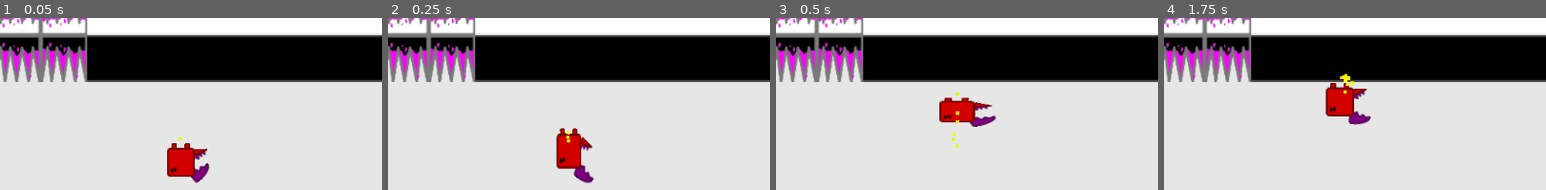
Above: before the commit, frames 1-4 (left to right).
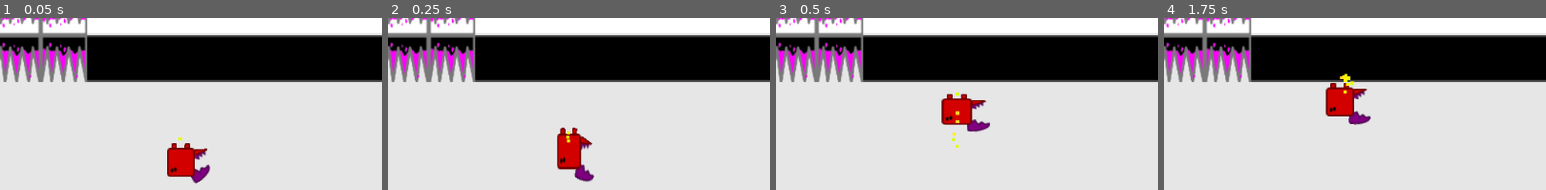
Above: after the commit, the same moments.

Repository: GameDrivenDesign/2-World-Co-Op-Color-Spray-Discovery-And-Jump-N-Run-2D
Game: Godot game, scene res://World/World.tscn
The game is run twice, just before and just after one commit, with the same random seed, the same clock (stepped at 60 frames per second) and the same inputs.
Inputs:
- Up to frame 1 (0.05 s): no input
- Up to frame 2 (0.25 s): no input
- Up to frame 3 (0.5 s): no input
- Up to frame 4 (1.75 s): tap Enter at 1.25 s
The pictures show only the part of the screen within x 23-73%, y 50-100%; the shares and areas given below are measured in that part.

The runs differ from the first frame. In frame 1, 0.2% of the frame differs, in the area x 48-55%, y 73-97%; in frame 2, 0.7%; in frame 3, 1.5%, in the area x 42-58%, y 43-67%; in frame 4, nothing differs.
Error in both runs: Invalid get index 'y' (on base: 'Nil'). (res://Player/unicorn.gd:64)

Commit message:
fix walking sounds

Diff:
--- a/Audio/Effects/player_sounds_dragon.tscn
+++ b/Audio/Effects/player_sounds_dragon.tscn
@@ -1,16 +1,16 @@
 [gd_scene load_steps=3 format=2]
 
 [ext_resource path="res://Audio/Effects/common_sounds.tscn" type="PackedScene" id=1]
-[ext_resource path="res://Audio/Effects/walking.wav" type="AudioStream" id=2]
+[ext_resource path="res://Audio/Effects/walking_dragon.wav" type="AudioStream" id=2]
 
-[node name="sounds" type="Node"]
+[node name="sounds" type="Node" index="0"]
 
 [node name="common" parent="." index="0" instance=ExtResource( 1 )]
 
 [node name="walking" type="AudioStreamPlayer" parent="." index="1"]
 
 stream = ExtResource( 2 )
-volume_db = 0.0
+volume_db = -12.0
 pitch_scale = 1.0
 autoplay = false
 mix_target = 0
--- a/Audio/Effects/player_sounds_unicorn.tscn
+++ b/Audio/Effects/player_sounds_unicorn.tscn
@@ -3,14 +3,14 @@
 [ext_resource path="res://Audio/Effects/common_sounds.tscn" type="PackedScene" id=1]
 [ext_resource path="res://Audio/Effects/walking_unicorn.wav" type="AudioStream" id=2]
 
-[node name="sounds" type="Node" index="0"]
+[node name="sounds" type="Node"]
 
 [node name="common" parent="." index="0" instance=ExtResource( 1 )]
 
 [node name="walking" type="AudioStreamPlayer" parent="." index="1"]
 
 stream = ExtResource( 2 )
-volume_db = 0.0
+volume_db = -12.0
 pitch_scale = 1.0
 autoplay = false
 mix_target = 0
--- a/Player/Dragon.tscn
+++ b/Player/Dragon.tscn
@@ -1333,7 +1333,7 @@
 autoplay = ""
 playback_process_mode = 1
 playback_default_blend_time = 0.0
-playback_speed = 1.25
+playback_speed = 1.5
 anims/falling = SubResource( 1 )
 anims/jumping = SubResource( 2 )
 "anims/jumping (copy)" = SubResource( 3 )
--- /dev/null
+++ b/default_bus_layout.tres
@@ -0,0 +1,30 @@
+[gd_resource type="AudioBusLayout" load_steps=2 format=2]
+
+[sub_resource type="AudioEffectReverb" id=1]
+
+resource_name = "Reverb"
+predelay_msec = 150.0
+predelay_feedback = 0.4
+room_size = 0.1
+damping = 0.5
+spread = 1.0
+hipass = 0.25
+dry = 1.0
+wet = 0.19
+
+[resource]
+
+bus/0/name = "Master"
+bus/0/solo = false
+bus/0/mute = false
+bus/0/bypass_fx = false
+bus/0/volume_db = 0.0
+bus/0/send = ""
+bus/1/name = "effects"
+bus/1/solo = false
+bus/1/mute = false
+bus/1/bypass_fx = false
+bus/1/volume_db = 0.0
+bus/1/send = "Master"
+bus/1/effect/0/effect = SubResource( 1 )
+bus/1/effect/0/enabled = true
Not shown, removed: Audio/Effects/walking.wav.import
Not shown, added: Audio/Effects/walking_dragon.wav.import
Not shown, removed: Audio/Effects/walking.wav
Not shown, added: Audio/Effects/walking_dragon.wav
